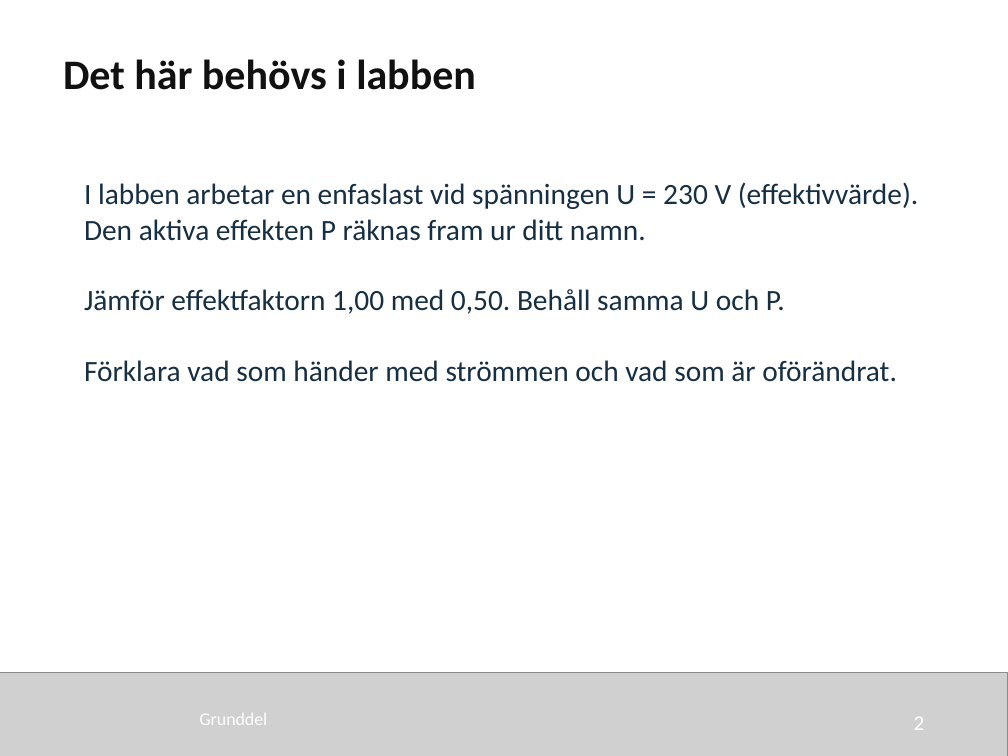
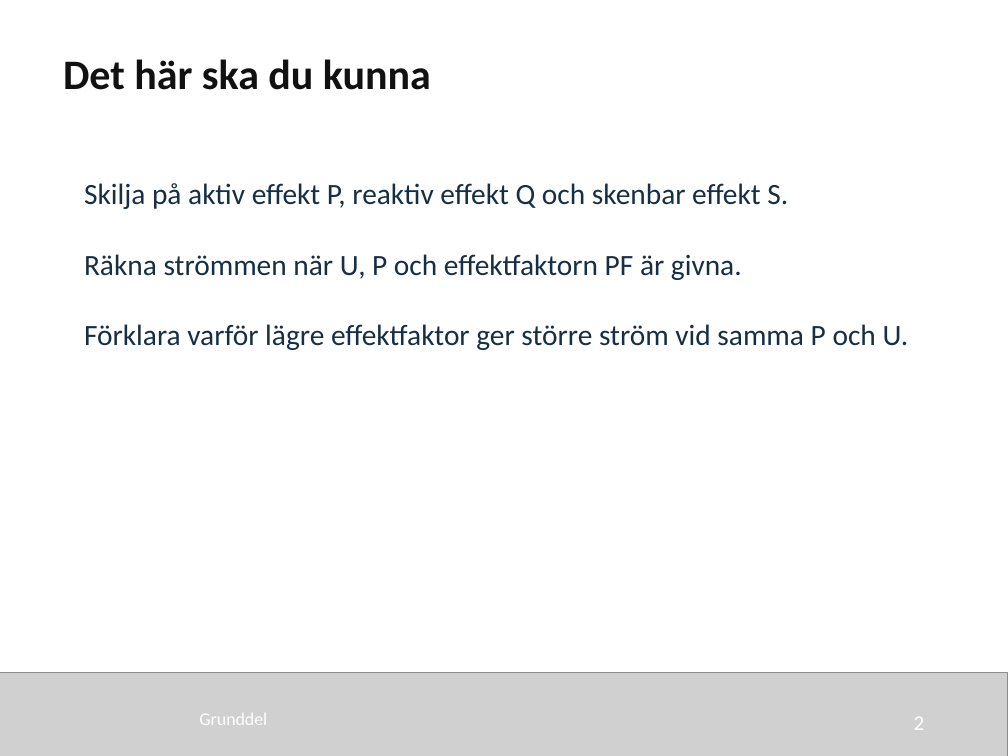
Before and after one commit to nj22az/nj22az.github.io, a slide deck: slide 2 of sjoskolan/vecka-40/aktuell/v40_03_Effekt_i_vaxelstromskretsar_elev.pptx. Drawn at 1008x756 pixels with LibreOffice and Linux fonts; fonts in the diff are those of the drawing; grey boxes stand for pictures. Boxes give left, top, right and bottom in pixels: in the first picture for what was removed or moved away, otherwise in the second. Text is boxed around its words. In the diff, an @@ line names an element or a change of style, - is before the commit and + after.

```diff
--- a/sjoskolan/vecka-40/aktuell/v40_03_Effekt_i_vaxelstromskretsar_elev.pptx
+++ b/sjoskolan/vecka-40/aktuell/v40_03_Effekt_i_vaxelstromskretsar_elev.pptx
@@ text at [63, 59, 431, 90]: text changed @@
-Det här behövs i labben
+Det här ska du kunna
@@ text at [84, 183, 909, 350]: text changed @@
-I labben arbetar en enfaslast vid spänningen U = 230 V (effektivvärde). Den aktiva effekten P räknas fram ur ditt namn.
-Jämför effektfaktorn 1,00 med 0,50. Behåll samma U och P.
-Förklara vad som händer med strömmen och vad som är oförändrat.
+Skilja på aktiv effekt P, reaktiv effekt Q och skenbar effekt S.
+Räkna strömmen när U, P och effektfaktorn PF är givna.
+Förklara varför lägre effektfaktor ger större ström vid samma P och U.
```
Also in this commit, not shown: 1 other slide changed, 32 other files.
